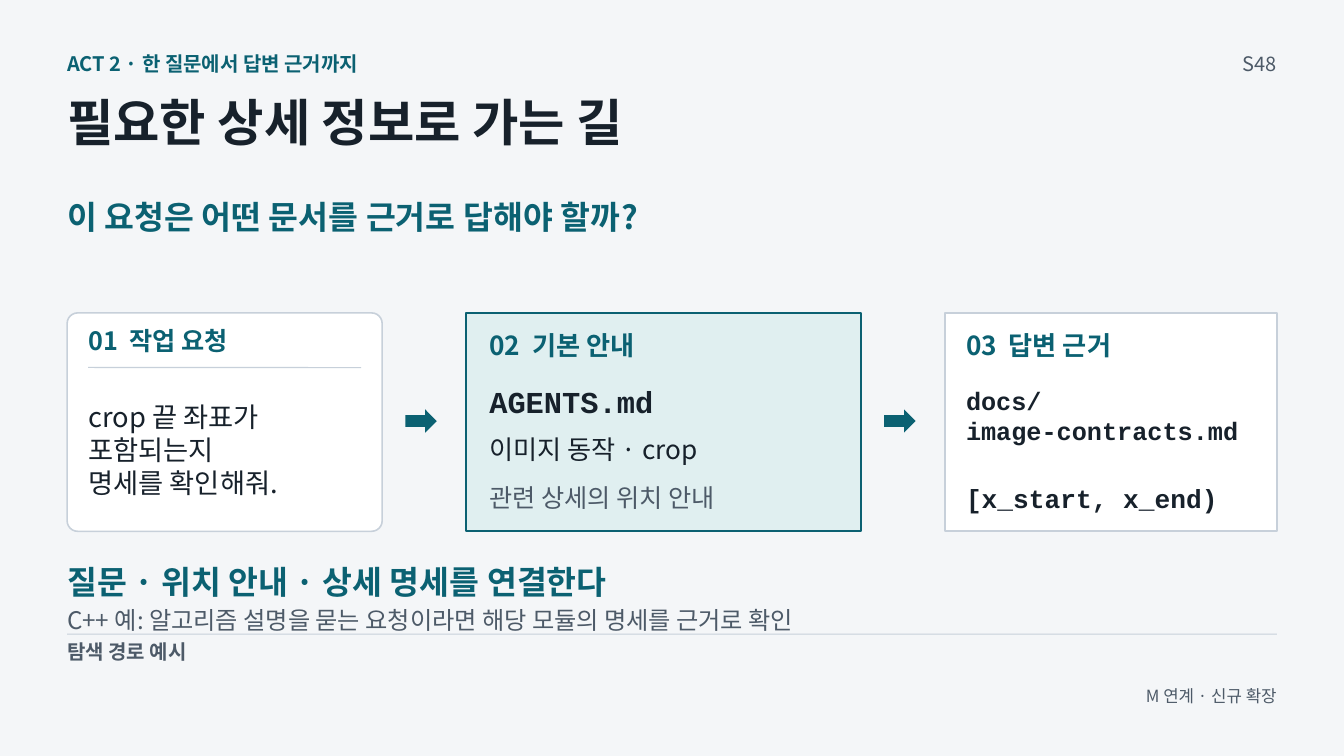
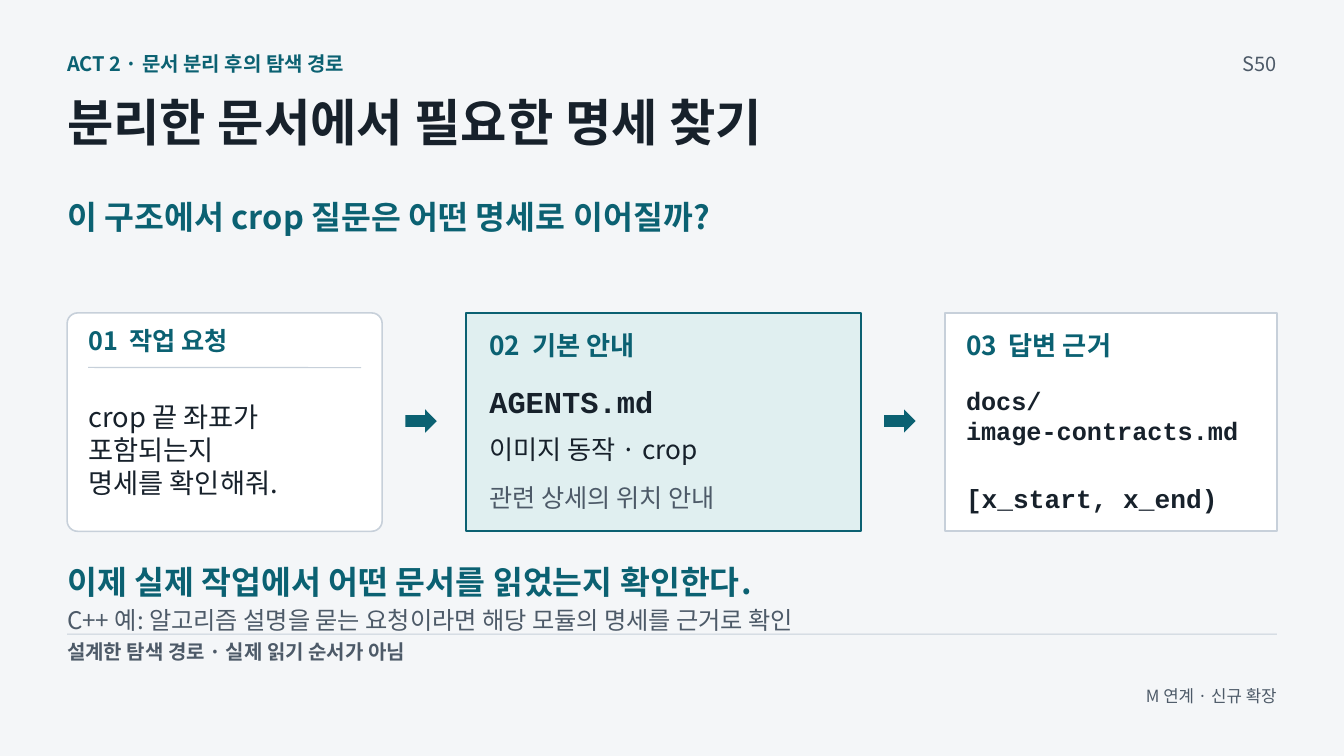
Before and after one commit to GideokKim/ai-dev-training, a slide deck: slide 13 of production/ACT_2.pptx (slide 11 before the commit). Drawn at 1344x756 pixels with LibreOffice and Linux fonts; fonts in the diff are those of the drawing. Boxes give left, top, right and bottom in pixels: in the first picture for what was removed or moved away, otherwise in the second. Text is boxed around its words. In the diff, an @@ line names an element or a change of style, - is before the commit and + after.

```diff
--- a/production/ACT_2.pptx
+++ b/production/ACT_2.pptx
@@ text at (67, 54, 344, 73): text changed @@
-ACT 2 · 한 질문에서 답변 근거까지
+ACT 2 · 문서 분리 후의 탐색 경로
@@ text at (1243, 56, 1277, 71): text changed @@
-S48
+S50
@@ text at (67, 98, 762, 146): text changed @@
-필요한 상세 정보로 가는 길
+분리한 문서에서 필요한 명세 찾기
@@ text at (67, 201, 710, 236): text changed @@
-이 요청은 어떤 문서를 근거로 답해야 할까?
+이 구조에서 crop 질문은 어떤 명세로 이어질까?
@@ text at (67, 566, 752, 597): text changed @@
-질문 · 위치 안내 · 상세 명세를 연결한다
+이제 실제 작업에서 어떤 문서를 읽었는지 확인한다.
@@ text at (67, 642, 405, 661): text changed @@
-탐색 경로 예시
+설계한 탐색 경로 · 실제 읽기 순서가 아님
```
Also in this commit, not shown: 5 other slides changed, 56 other files.
